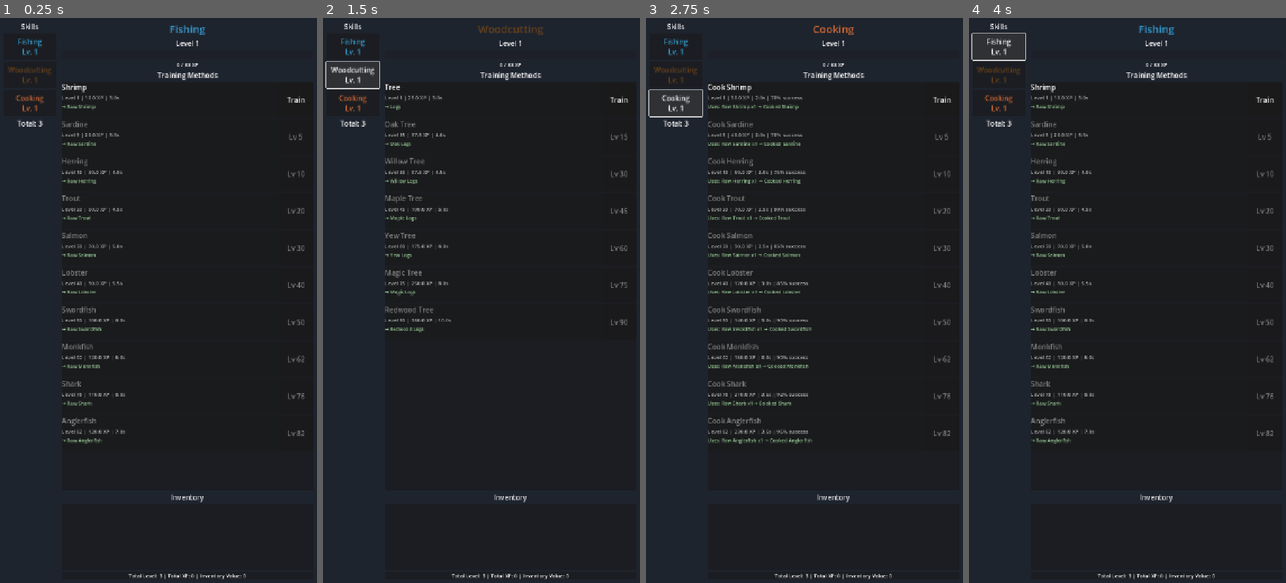
Above: before the commit, frames 1-4 (left to right).
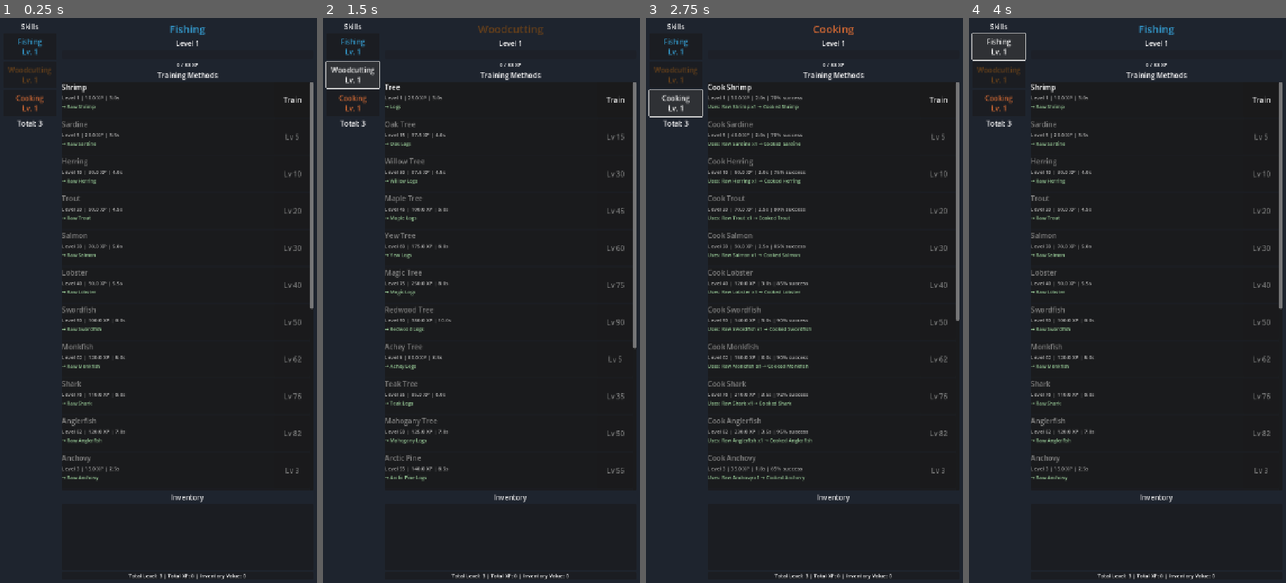
Above: after the commit, the same moments.

Repository: fahmed93/idlescapers
Game: Godot game, scene res://scenes/main.tscn
Two runs of this game, one before a commit and one after it. Both use one fixed random seed, a clock stepped at 60 frames per second and the inputs below.
Inputs:
- Up to frame 1 (0.25 s): no input
- Up to frame 2 (1.5 s): click "Fishing Lv. 1" at 0.5 s; click "Woodcutting Lv. 1" at 1.25 s
- Up to frame 3 (2.75 s): click "Cooking Lv. 1" at 2 s
- Up to frame 4 (4 s): click "Train" at 2.75 s; click "Fishing Lv. 1" at 3.5 s

The runs differ from the first frame. In frame 1, 0.9% of the frame differs, in the area x 19-99%, y 11-82%; in frame 2, 1.6%; in frame 3, 1.1%; in frame 4, 0.9%.

Commit message:
Add 10 new training methods to each skill (fishing, woodcutting, cooking)
Co-authored-by: fahmed93 <4407704+fahmed93@users.noreply.github.com>

Diff:
--- a/autoload/game_manager.gd
+++ b/autoload/game_manager.gd
@@ -212,6 +212,107 @@
 	anglerfish.produced_items = {"raw_anglerfish": 1}
 	methods.append(anglerfish)
 
+	# Additional training methods
+	var anchovy := TrainingMethodData.new()
+	anchovy.id = "anchovy"
+	anchovy.name = "Anchovy"
+	anchovy.description = "Tiny fish that swim in large schools."
+	anchovy.level_required = 3
+	anchovy.xp_per_action = 15.0
+	anchovy.action_time = 2.5
+	anchovy.produced_items = {"raw_anchovy": 1}
+	methods.append(anchovy)
+
+	var mackerel := TrainingMethodData.new()
+	mackerel.id = "mackerel"
+	mackerel.name = "Mackerel"
+	mackerel.description = "A fast-swimming fish with striped patterns."
+	mackerel.level_required = 8
+	mackerel.xp_per_action = 25.0
+	mackerel.action_time = 3.2
+	mackerel.produced_items = {"raw_mackerel": 1}
+	methods.append(mackerel)
+
+	var cod := TrainingMethodData.new()
+	cod.id = "cod"
+	cod.name = "Cod"
+	cod.description = "A popular white fish found in cold waters."
+	cod.level_required = 13
+	cod.xp_per_action = 35.0
+	cod.action_time = 4.2
+	cod.produced_items = {"raw_cod": 1}
+	methods.append(cod)
+
+	var pike := TrainingMethodData.new()
+	pike.id = "pike"
+	pike.name = "Pike"
+	pike.description = "An aggressive freshwater predator."
+	pike.level_required = 18
+	pike.xp_per_action = 45.0
+	pike.action_time = 4.8
+	pike.produced_items = {"raw_pike": 1}
+	methods.append(pike)
+
+	var bass := TrainingMethodData.new()
+	bass.id = "bass"
+	bass.name = "Bass"
+	bass.description = "A prized sport fish with firm flesh."
+	bass.level_required = 25
+	bass.xp_per_action = 60.0
+	bass.action_time = 5.2
+	bass.produced_items = {"raw_bass": 1}
+	methods.append(bass)
+
+	var tuna := TrainingMethodData.new()
+	tuna.id = "tuna"
+	tuna.name = "Tuna"
+	tuna.description = "A powerful ocean fish that swims at high speeds."
+	tuna.level_required = 35
+	tuna.xp_per_action = 80.0
+	tuna.action_time = 5.8
+	tuna.produced_items = {"raw_tuna": 1}
+	methods.append(tuna)
+
+	var manta_ray := TrainingMethodData.new()
+	manta_ray.id = "manta_ray"
+	manta_ray.name = "Manta Ray"
+	manta_ray.description = "A graceful giant that glides through the water."
+	manta_ray.level_required = 55
+	manta_ray.xp_per_action = 115.0
+	manta_ray.action_time = 6.5
+	manta_ray.produced_items = {"raw_manta_ray": 1}
+	methods.append(manta_ray)
+
+	var sea_turtle := TrainingMethodData.new()
+	sea_turtle.id = "sea_turtle"
+	sea_turtle.name = "Sea Turtle"
+	sea_turtle.description = "An ancient marine reptile with valuable shells."
+	sea_turtle.level_required = 68
+	sea_turtle.xp_per_action = 135.0
+	sea_turtle.action_time = 7.5
+	sea_turtle.produced_items = {"raw_sea_turtle": 1}
+	methods.append(sea_turtle)
+
+	var sailfish := TrainingMethodData.new()
+	sailfish.id = "sailfish"
+	sailfish.name = "Sailfish"
+	sailfish.description = "The fastest fish in the ocean with a spectacular dorsal fin."
+	sailfish.level_required = 85
+	sailfish.xp_per_action = 165.0
+	sailfish.action_time = 8.0
+	sailfish.produced_items = {"raw_sailfish": 1}
+	methods.append(sailfish)
+
+	var kraken_tentacle := TrainingMethodData.new()
+	kraken_tentacle.id = "kraken_tentacle"
+	kraken_tentacle.name = "Kraken Tentacle"
+	kraken_tentacle.description = "A rare and dangerous catch from the depths."
+	kraken_tentacle.level_required = 92
+	kraken_tentacle.xp_per_action = 200.0
+	kraken_tentacle.action_time = 9.0
+	kraken_tentacle.produced_items = {"kraken_tentacle": 1}
+	methods.append(kraken_tentacle)
+
 	return methods
 
 func _create_woodcutting_methods() -> Array[TrainingMethodData]:
@@ -286,6 +387,107 @@
 	redwood.action_time = 10.0
 	redwood.produced_items = {"redwood_logs": 1}
 	methods.append(redwood)
+
+	# Additional training methods
+	var achey := TrainingMethodData.new()
+	achey.id = "achey"
+	achey.name = "Achey Tree"
+	achey.description = "A thin, flexible tree good for crafting."
+	achey.level_required = 5
+	achey.xp_per_action = 30.0
+	achey.action_time = 3.5
+	achey.produced_items = {"achey_logs": 1}
+	methods.append(achey)
+
+	var teak := TrainingMethodData.new()
+	teak.id = "teak"
+	teak.name = "Teak Tree"
+	teak.description = "A durable tropical hardwood tree."
+	teak.level_required = 35
+	teak.xp_per_action = 85.0
+	teak.action_time = 6.0
+	teak.produced_items = {"teak_logs": 1}
+	methods.append(teak)
+
+	var mahogany := TrainingMethodData.new()
+	mahogany.id = "mahogany"
+	mahogany.name = "Mahogany Tree"
+	mahogany.description = "A rich, reddish-brown wood highly valued for furniture."
+	mahogany.level_required = 50
+	mahogany.xp_per_action = 125.0
+	mahogany.action_time = 7.0
+	mahogany.produced_items = {"mahogany_logs": 1}
+	methods.append(mahogany)
+
+	var arctic_pine := TrainingMethodData.new()
+	arctic_pine.id = "arctic_pine"
+	arctic_pine.name = "Arctic Pine"
+	arctic_pine.description = "A hardy pine from frozen regions."
+	arctic_pine.level_required = 55
+	arctic_pine.xp_per_action = 140.0
+	arctic_pine.action_time = 6.5
+	arctic_pine.produced_items = {"arctic_pine_logs": 1}
+	methods.append(arctic_pine)
+
+	var eucalyptus := TrainingMethodData.new()
+	eucalyptus.id = "eucalyptus"
+	eucalyptus.name = "Eucalyptus Tree"
+	eucalyptus.description = "A fragrant tree with medicinal properties."
+	eucalyptus.level_required = 58
+	eucalyptus.xp_per_action = 165.0
+	eucalyptus.action_time = 7.5
+	eucalyptus.produced_items = {"eucalyptus_logs": 1}
+	methods.append(eucalyptus)
+
+	var elder := TrainingMethodData.new()
+	elder.id = "elder"
+	elder.name = "Elder Tree"
+	elder.description = "A mystical tree with spiritual significance."
+	elder.level_required = 65
+	elder.xp_per_action = 190.0
+	elder.action_time = 7.0
+	elder.produced_items = {"elder_logs": 1}
+	methods.append(elder)
+
+	var blisterwood := TrainingMethodData.new()
+	blisterwood.id = "blisterwood"
+	blisterwood.name = "Blisterwood Tree"
+	blisterwood.description = "A cursed tree with dark power."
+	blisterwood.level_required = 70
+	blisterwood.xp_per_action = 220.0
+	blisterwood.action_time = 8.5
+	blisterwood.produced_items = {"blisterwood_logs": 1}
+	methods.append(blisterwood)
+
+	var bloodwood := TrainingMethodData.new()
+	bloodwood.id = "bloodwood"
+	bloodwood.name = "Bloodwood Tree"
+	bloodwood.description = "A rare tree that oozes crimson sap."
+	bloodwood.level_required = 78
+	bloodwood.xp_per_action = 280.0
+	bloodwood.action_time = 9.0
+	bloodwood.produced_items = {"bloodwood_logs": 1}
+	methods.append(bloodwood)
+
+	var crystal := TrainingMethodData.new()
+	crystal.id = "crystal"
+	crystal.name = "Crystal Tree"
+	crystal.description = "A shimmering tree formed from pure crystal."
+	crystal.level_required = 82
+	crystal.xp_per_action = 320.0
+	crystal.action_time = 9.5
+	crystal.produced_items = {"crystal_logs": 1}
+	methods.append(crystal)
+
+	var spirit := TrainingMethodData.new()
+	spirit.id = "spirit"
+	spirit.name = "Spirit Tree"
+	spirit.description = "An ancient, sentient tree connected to nature's essence."
+	spirit.level_required = 85
+	spirit.xp_per_action = 350.0
+	spirit.action_time = 11.0
+	spirit.produced_items = {"spirit_logs": 1}
+	methods.append(spirit)
 
 	return methods
 
@@ -412,6 +614,115 @@
 	cook_anglerfish.success_rate = 0.95
 	methods.append(cook_anglerfish)
 
+	# Additional cooking methods
+	var cook_anchovy := TrainingMethodData.new()
+	cook_anchovy.id = "cook_anchovy"
+	cook_anchovy.name = "Cook Anchovy"
+	cook_anchovy.description = "Cook tiny anchovies into a salty treat."
+	cook_anchovy.level_required = 3
+	cook_anchovy.xp_per_action = 35.0
+	cook_anchovy.action_time = 1.8
+	cook_anchovy.consumed_items = {"raw_anchovy": 1}
+	cook_anchovy.produced_items = {"cooked_anchovy": 1}
+	cook_anchovy.success_rate = 0.65
+	methods.append(cook_anchovy)
+
+	var cook_mackerel := TrainingMethodData.new()
+	cook_mackerel.id = "cook_mackerel"
+	cook_mackerel.name = "Cook Mackerel"
+	cook_mackerel.description = "Cook mackerel into a flavorful meal."
+	cook_mackerel.level_required = 8
+	cook_mackerel.xp_per_action = 45.0
+	cook_mackerel.action_time = 2.0
+	cook_mackerel.consumed_items = {"raw_mackerel": 1}
+	cook_mackerel.produced_items = {"cooked_mackerel": 1}
+	cook_mackerel.success_rate = 0.72
+	methods.append(cook_mackerel)
+
+	var cook_cod := TrainingMethodData.new()
+	cook_cod.id = "cook_cod"
+	cook_cod.name = "Cook Cod"
+	cook_cod.description = "Cook cod into a delicious white fish dish."
+	cook_cod.level_required = 15
+	cook_cod.xp_per_action = 60.0
+	cook_cod.action_time = 2.2
+	cook_cod.consumed_items = {"raw_cod": 1}
+	cook_cod.produced_items = {"cooked_cod": 1}
+	cook_cod.success_rate = 0.78
+	methods.append(cook_cod)
+
+	var cook_pike := TrainingMethodData.new()
+	cook_pike.id = "cook_pike"
+	cook_pike.name = "Cook Pike"
+	cook_pike.description = "Cook pike into a hearty meal."
+	cook_pike.level_required = 22
+	cook_pike.xp_per_action = 75.0
+	cook_pike.action_time = 2.5
+	cook_pike.consumed_items = {"raw_pike": 1}
+	cook_pike.produced_items = {"cooked_pike": 1}
+	cook_pike.success_rate = 0.82
+	methods.append(cook_pike)
+
+	var cook_bass := TrainingMethodData.new()
+	cook_bass.id = "cook_bass"
+	cook_bass.name = "Cook Bass"
+	cook_bass.description = "Cook bass into a premium fish dish."
+	cook_bass.level_required = 28
+	cook_bass.xp_per_action = 95.0
+	cook_bass.action_time = 2.8
+	cook_bass.consumed_items = {"raw_bass": 1}
+	cook_bass.produced_items = {"cooked_bass": 1}
+	cook_bass.success_rate = 0.84
+	methods.append(cook_bass)
+
+	var cook_tuna := TrainingMethodData.new()
+	cook_tuna.id = "cook_tuna"
+	cook_tuna.name = "Cook Tuna"
+	cook_tuna.description = "Cook tuna into a protein-rich meal."
+	cook_tuna.level_required = 38
+	cook_tuna.xp_per_action = 110.0
+	cook_tuna.action_time = 3.0
+	cook_tuna.consumed_items = {"raw_tuna": 1}
+	cook_tuna.produced_items = {"cooked_tuna": 1}
+	cook_tuna.success_rate = 0.86
+	methods.append(cook_tuna)
+
+	var cook_manta_ray := TrainingMethodData.new()
+	cook_manta_ray.id = "cook_manta_ray"
+	cook_manta_ray.name = "Cook Manta Ray"
+	cook_manta_ray.description = "Cook manta ray into an exotic delicacy."
+	cook_manta_ray.level_required = 58
+	cook_manta_ray.xp_per_action = 160.0
+	cook_manta_ray.action_time = 3.2
+	cook_manta_ray.consumed_items = {"raw_manta_ray": 1}
+	cook_manta_ray.produced_items = {"cooked_manta_ray": 1}
+	cook_manta_ray.success_rate = 0.88
+	methods.append(cook_manta_ray)
+
+	var cook_sea_turtle := TrainingMethodData.new()
+	cook_sea_turtle.id = "cook_sea_turtle"
+	cook_sea_turtle.name = "Cook Sea Turtle"
+	cook_sea_turtle.description = "Cook sea turtle into a rare delicacy."
+	cook_sea_turtle.level_required = 70
+	cook_sea_turtle.xp_per_action = 180.0
+	cook_sea_turtle.action_time = 3.5
+	cook_sea_turtle.consumed_items = {"raw_sea_turtle": 1}
+	cook_sea_turtle.produced_items = {"cooked_sea_turtle": 1}
+	cook_sea_turtle.success_rate = 0.90
+	methods.append(cook_sea_turtle)
+
+	var cook_sailfish := TrainingMethodData.new()
+	cook_sailfish.id = "cook_sailfish"
+	cook_sailfish.name = "Cook Sailfish"
+	cook_sailfish.description = "Cook sailfish into a premium oceanic feast."
+	cook_sailfish.level_required = 88
+	cook_sailfish.xp_per_action = 250.0
+	cook_sailfish.action_time = 4.0
+	cook_sailfish.consumed_items = {"raw_sailfish": 1}
+	cook_sailfish.produced_items = {"cooked_sailfish": 1}
+	cook_sailfish.success_rate = 0.93
+	methods.append(cook_sailfish)
+
 	return methods
 
 ## Get current skill level
--- a/autoload/inventory.gd
+++ b/autoload/inventory.gd
@@ -29,6 +29,18 @@
 	_add_item("raw_shark", "Raw Shark", "An apex predator.", ItemData.ItemType.RAW_MATERIAL, 300)
 	_add_item("raw_anglerfish", "Raw Anglerfish", "A deep sea fish.", ItemData.ItemType.RAW_MATERIAL, 500)
 
+	# Additional fish (raw)
+	_add_item("raw_anchovy", "Raw Anchovy", "Tiny fish in a school.", ItemData.ItemType.RAW_MATERIAL, 8)
+	_add_item("raw_mackerel", "Raw Mackerel", "A striped fast swimmer.", ItemData.ItemType.RAW_MATERIAL, 12)
+	_add_item("raw_cod", "Raw Cod", "A popular white fish.", ItemData.ItemType.RAW_MATERIAL, 18)
+	_add_item("raw_pike", "Raw Pike", "An aggressive predator.", ItemData.ItemType.RAW_MATERIAL, 30)
+	_add_item("raw_bass", "Raw Bass", "A prized sport fish.", ItemData.ItemType.RAW_MATERIAL, 50)
+	_add_item("raw_tuna", "Raw Tuna", "A powerful ocean fish.", ItemData.ItemType.RAW_MATERIAL, 100)
+	_add_item("raw_manta_ray", "Raw Manta Ray", "A graceful giant.", ItemData.ItemType.RAW_MATERIAL, 220)
+	_add_item("raw_sea_turtle", "Raw Sea Turtle", "An ancient marine reptile.", ItemData.ItemType.RAW_MATERIAL, 350)
+	_add_item("raw_sailfish", "Raw Sailfish", "The fastest fish.", ItemData.ItemType.RAW_MATERIAL, 550)
+	_add_item("kraken_tentacle", "Kraken Tentacle", "A legendary sea creature's limb.", ItemData.ItemType.RAW_MATERIAL, 800)
+
 	# Fish (cooked)
 	_add_item("cooked_shrimp", "Cooked Shrimp", "A tasty cooked shrimp.", ItemData.ItemType.CONSUMABLE, 10)
 	_add_item("cooked_sardine", "Cooked Sardine", "A cooked sardine.", ItemData.ItemType.CONSUMABLE, 20)
@@ -41,6 +53,17 @@
 	_add_item("cooked_shark", "Cooked Shark", "A cooked shark.", ItemData.ItemType.CONSUMABLE, 600)
 	_add_item("cooked_anglerfish", "Cooked Anglerfish", "A cooked anglerfish.", ItemData.ItemType.CONSUMABLE, 1000)
 
+	# Additional fish (cooked)
+	_add_item("cooked_anchovy", "Cooked Anchovy", "A salty cooked anchovy.", ItemData.ItemType.CONSUMABLE, 15)
+	_add_item("cooked_mackerel", "Cooked Mackerel", "A flavorful cooked mackerel.", ItemData.ItemType.CONSUMABLE, 25)
+	_add_item("cooked_cod", "Cooked Cod", "A delicious cooked cod.", ItemData.ItemType.CONSUMABLE, 35)
+	_add_item("cooked_pike", "Cooked Pike", "A hearty cooked pike.", ItemData.ItemType.CONSUMABLE, 60)
+	_add_item("cooked_bass", "Cooked Bass", "A premium cooked bass.", ItemData.ItemType.CONSUMABLE, 100)
+	_add_item("cooked_tuna", "Cooked Tuna", "A protein-rich cooked tuna.", ItemData.ItemType.CONSUMABLE, 200)
+	_add_item("cooked_manta_ray", "Cooked Manta Ray", "An exotic cooked manta ray.", ItemData.ItemType.CONSUMABLE, 440)
+	_add_item("cooked_sea_turtle", "Cooked Sea Turtle", "A rare cooked sea turtle.", ItemData.ItemType.CONSUMABLE, 700)
+	_add_item("cooked_sailfish", "Cooked Sailfish", "A premium cooked sailfish.", ItemData.ItemType.CONSUMABLE, 1100)
+
 	# Logs
 	_add_item("logs", "Logs", "Standard wooden logs.", ItemData.ItemType.RAW_MATERIAL, 5)
 	_add_item("oak_logs", "Oak Logs", "Sturdy oak logs.", ItemData.ItemType.RAW_MATERIAL, 20)
@@ -49,6 +72,18 @@
 	_add_item("yew_logs", "Yew Logs", "Valuable yew logs.", ItemData.ItemType.RAW_MATERIAL, 200)
 	_add_item("magic_logs", "Magic Logs", "Magical logs.", ItemData.ItemType.RAW_MATERIAL, 500)
 	_add_item("redwood_logs", "Redwood Logs", "Massive redwood logs.", ItemData.ItemType.RAW_MATERIAL, 1000)
+
+	# Additional logs
+	_add_item("achey_logs", "Achey Logs", "Flexible achey logs.", ItemData.ItemType.RAW_MATERIAL, 15)
+	_add_item("teak_logs", "Teak Logs", "Durable teak logs.", ItemData.ItemType.RAW_MATERIAL, 90)
+	_add_item("mahogany_logs", "Mahogany Logs", "Rich mahogany logs.", ItemData.ItemType.RAW_MATERIAL, 150)
+	_add_item("arctic_pine_logs", "Arctic Pine Logs", "Hardy arctic pine logs.", ItemData.ItemType.RAW_MATERIAL, 170)
+	_add_item("eucalyptus_logs", "Eucalyptus Logs", "Fragrant eucalyptus logs.", ItemData.ItemType.RAW_MATERIAL, 220)
+	_add_item("elder_logs", "Elder Logs", "Mystical elder logs.", ItemData.ItemType.RAW_MATERIAL, 280)
+	_add_item("blisterwood_logs", "Blisterwood Logs", "Cursed blisterwood logs.", ItemData.ItemType.RAW_MATERIAL, 350)
+	_add_item("bloodwood_logs", "Bloodwood Logs", "Crimson bloodwood logs.", ItemData.ItemType.RAW_MATERIAL, 450)
+	_add_item("crystal_logs", "Crystal Logs", "Shimmering crystal logs.", ItemData.ItemType.RAW_MATERIAL, 600)
+	_add_item("spirit_logs", "Spirit Logs", "Ancient spirit tree logs.", ItemData.ItemType.RAW_MATERIAL, 750)
 
 ## Helper to add item definition
 func _add_item(id: String, display_name: String, desc: String, type: ItemData.ItemType, value: int) -> void:
